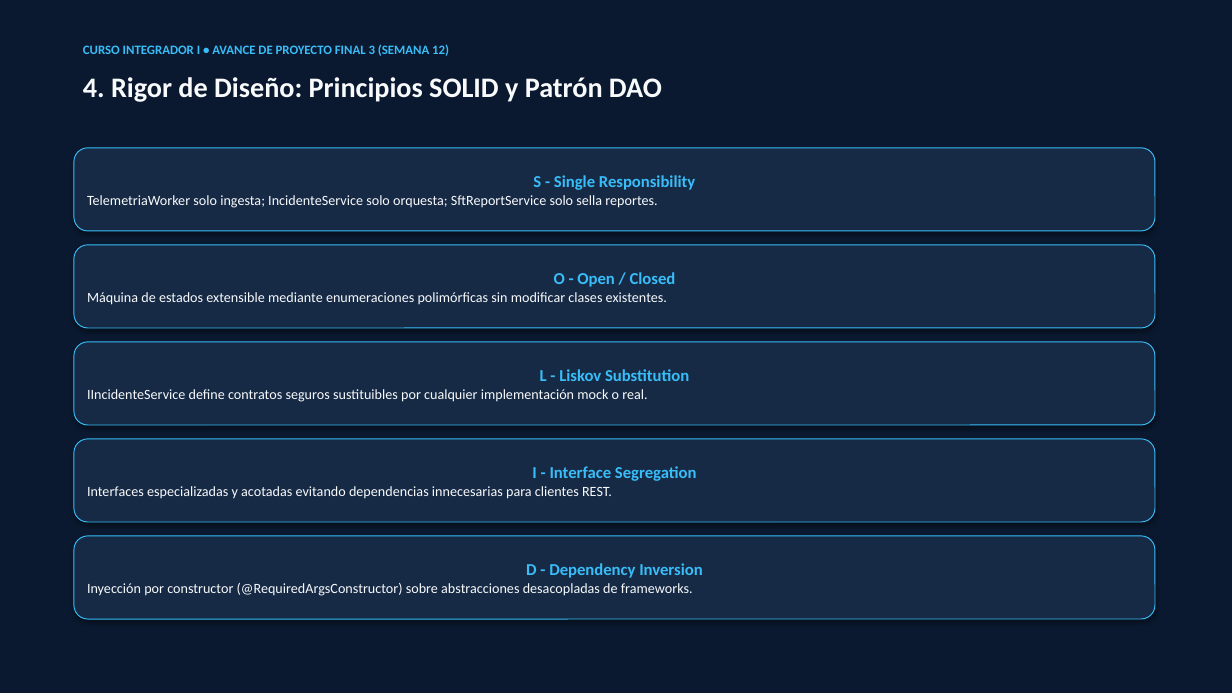
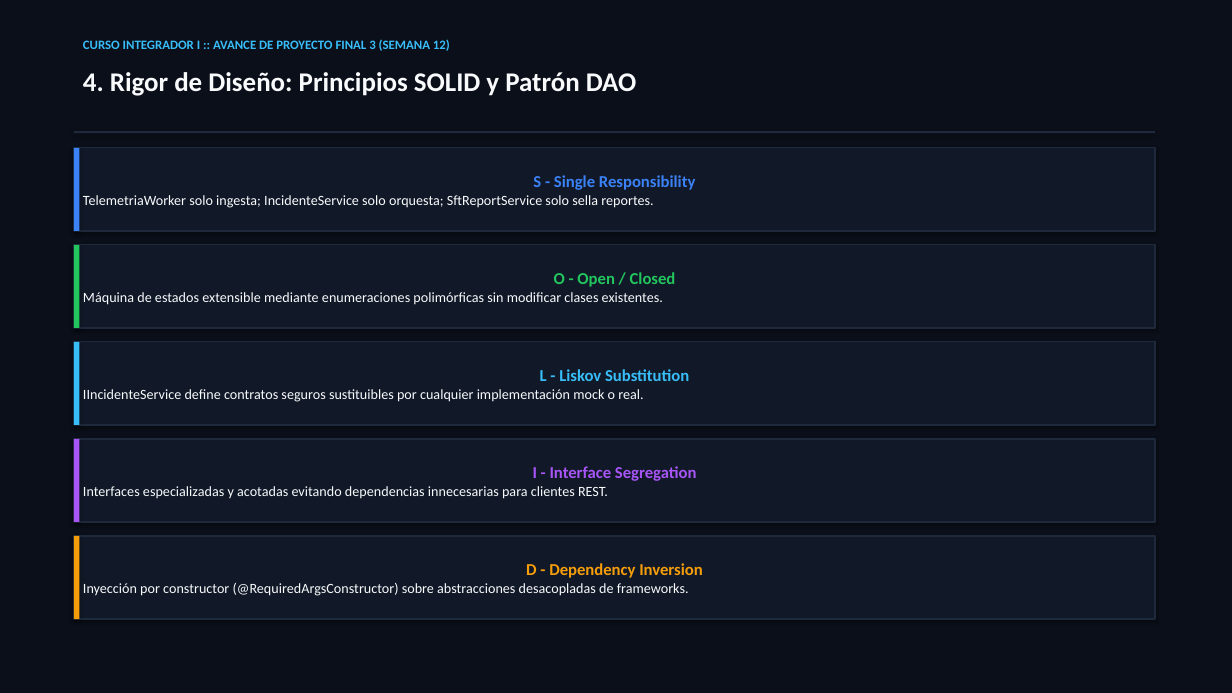
Before and after one commit to frankitoromas-tech/sigir-bcrp, a slide deck: slide 5 of 01_DOCUMENTACION_TECNICA/PRESENTACION_EJECUTIVA_APF3.pptx. Drawn at 1232x693 pixels with LibreOffice and Linux fonts; fonts in the diff are those of the drawing. Boxes give left, top, right and bottom in pixels: in the first picture for what was removed or moved away, otherwise in the second. Text is boxed around its words. In the diff, an @@ line names an element or a change of style, - is before the commit and + after.

```diff
--- a/01_DOCUMENTACION_TECNICA/PRESENTACION_EJECUTIVA_APF3.pptx
+++ b/01_DOCUMENTACION_TECNICA/PRESENTACION_EJECUTIVA_APF3.pptx
@@ rectangle at (x1=0, y1=0, x2=1232, y2=693): fill #0A192F to #0B0F19 @@
@@ text at (x1=83, y1=38, x2=450, y2=53): text changed @@
-CURSO INTEGRADOR I • AVANCE DE PROYECTO FINAL 3 (SEMANA 12)
+CURSO INTEGRADOR I :: AVANCE DE PROYECTO FINAL 3 (SEMANA 12)
@@ text "4. Rigor de Diseño: Principios ..." at (x1=83, y1=72, x2=637, y2=96): size 22 to 21 pt @@
@@ rectangle added at (x1=74, y1=131, x2=1155, y2=133), fill #1E293B @@
@@ rectangle added at (x1=74, y1=148, x2=79, y2=231), fill #3B82F6 @@
@@ text in rectangle at (x1=533, y1=175, x2=695, y2=190): text colour #38BDF8 to #3B82F6 in "S - Single Responsibility" @@
@@ rectangle added at (x1=74, y1=245, x2=79, y2=328), fill #22C55E @@
@@ text in rectangle at (x1=554, y1=272, x2=676, y2=287): text colour #38BDF8 to #22C55E in "O - Open / Closed" @@
@@ rectangle added at (x1=74, y1=342, x2=79, y2=425), fill #38BDF8 @@
@@ rectangle added at (x1=74, y1=439, x2=79, y2=522), fill #A855F7 @@
@@ text in rectangle at (x1=533, y1=466, x2=697, y2=481): text colour #38BDF8 to #A855F7 in "I - Interface Segregation" @@
@@ rounded rectangle to rectangle; fill #172A45 to #111827; outline #38BDF8 0.75 pt to #1E293B 1 pt in 5 elements at (x1=74, y1=148, x2=1155, y2=231), (x1=74, y1=245, x2=1155, y2=328), (x1=74, y1=342, x2=1155, y2=425), (x1=74, y1=439, x2=1155, y2=522), (x1=74, y1=536, x2=1155, y2=619) @@
@@ rectangle added at (x1=74, y1=536, x2=79, y2=619), fill #F59E0B @@
@@ text in rectangle at (x1=526, y1=563, x2=703, y2=578): text colour #38BDF8 to #F59E0B in "D - Dependency Inversion" @@
```
Also in this commit, not shown: 9 other slides changed, 2 slides added, 2 slides removed, 20 other files.
